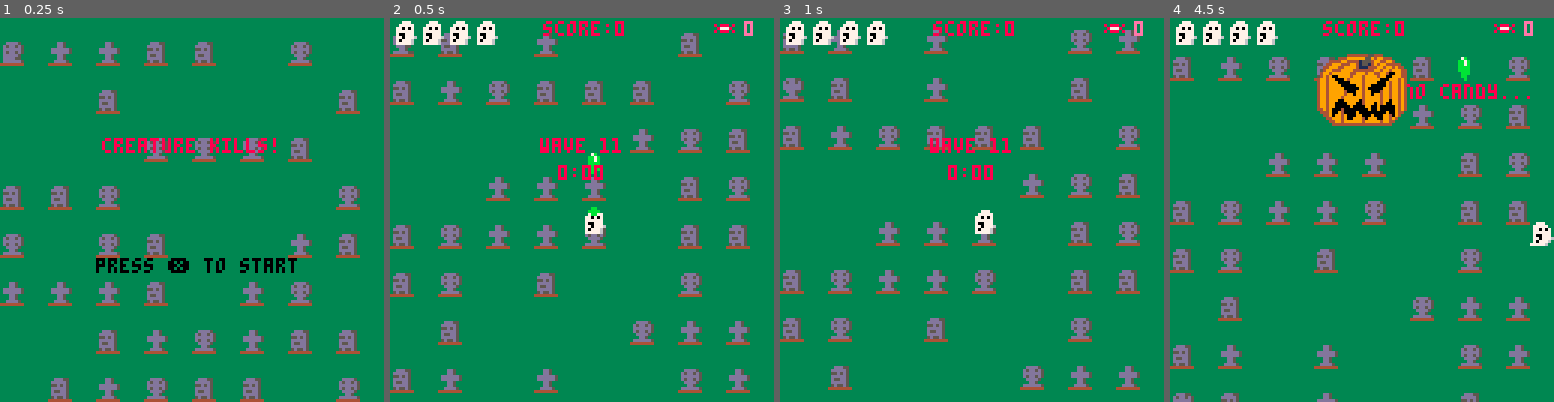
Above: before the commit, frames 1-4 (left to right).
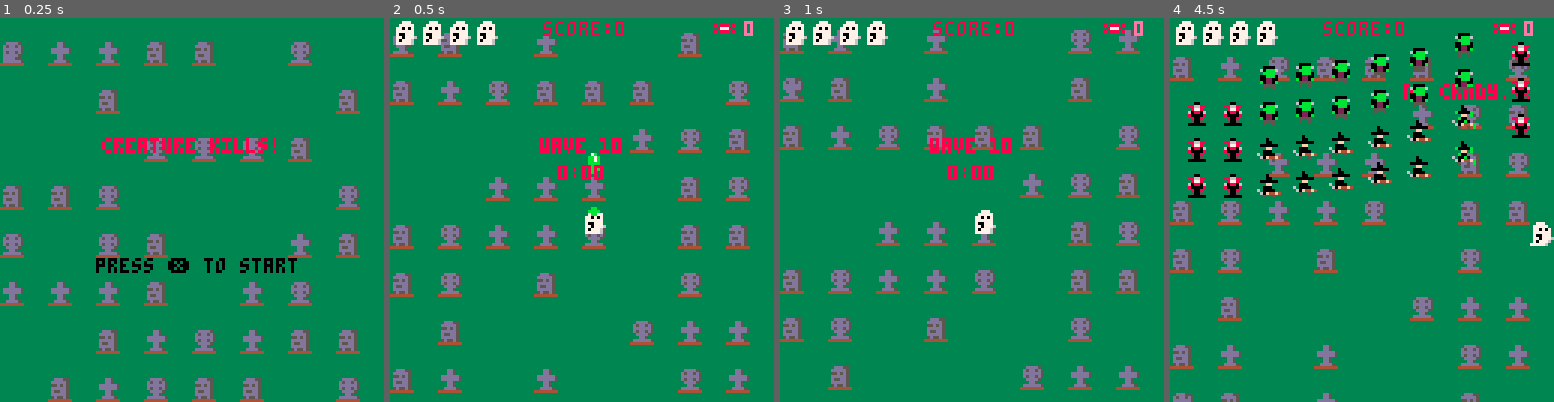
Above: after the commit, the same moments.

Repository: st0k3r/specter_deflector
Game: PICO-8 cartridge specter_deflector.p8
Two runs of this game, one before a commit and one after it. Both use one fixed random seed, a clock stepped at 60 frames per second and the inputs below.
Inputs:
- Up to frame 1 (0.25 s): no input
- Up to frame 2 (0.5 s): tap X (X key) at 0.33 s
- Up to frame 3 (1 s): tap O (Z key) at 0.7 s
- Up to frame 4 (4.5 s): tap X (X key) at 1.07, 1.85, 2.97, 4.08 s; hold Right 1.6-2.1 s; tap O (Z key) every 0.4 s from 1.7 to 4.1 s; hold Up 2.15-2.42 s; hold Right 2.47-3.03 s; hold Left 3.08-3.58 s; hold Down 3.63-3.97 s; hold Right from 4.02 s (still down)

Frame 1 is identical in both runs. In frame 2, less than 0.1% of the frame differs, in the area x 57-61%, y 31-35%; in frame 3, less than 0.1%; in frame 4, 9.9%, in the area x 4-94%, y 3-47%.

Commit message:
Revert debug stuff

Diff:
--- a/main.lua
+++ b/main.lua
@@ -836,7 +836,7 @@
 
 	music(-1)
 	music(6)
-	wave=10
+	wave=9
 	lastwave=11
 	timer_frames=0
 	timer_seconds=0
@@ -1053,7 +1053,7 @@
  		creature.h=16
  elseif creature_type==5  then
 		creature.spr=196
- 		creature.hp=5
+ 		creature.hp=130
  		creature.animation={196}
  		creature.anispeed=1
  		creature.has_fired=false
